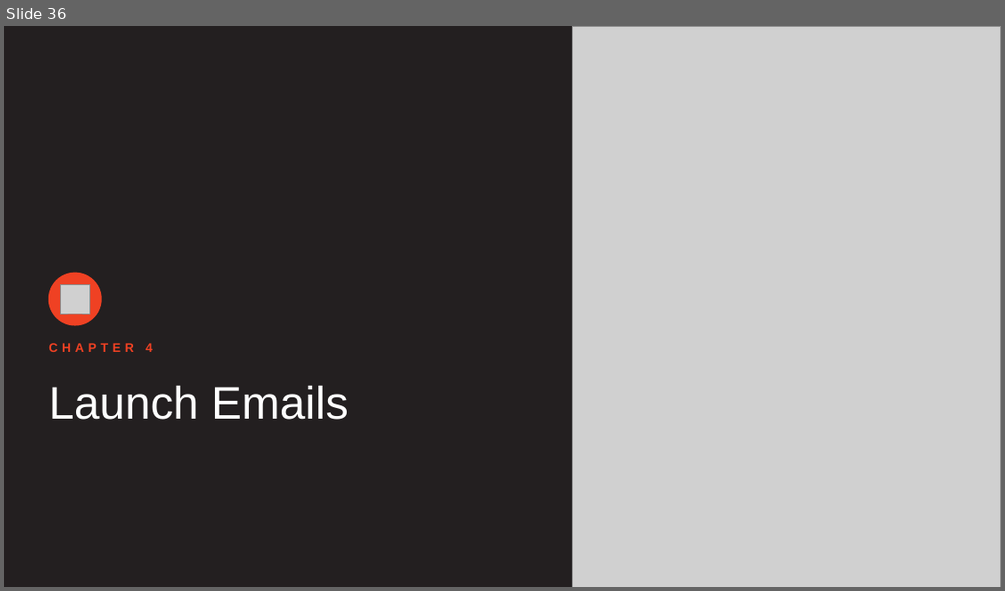
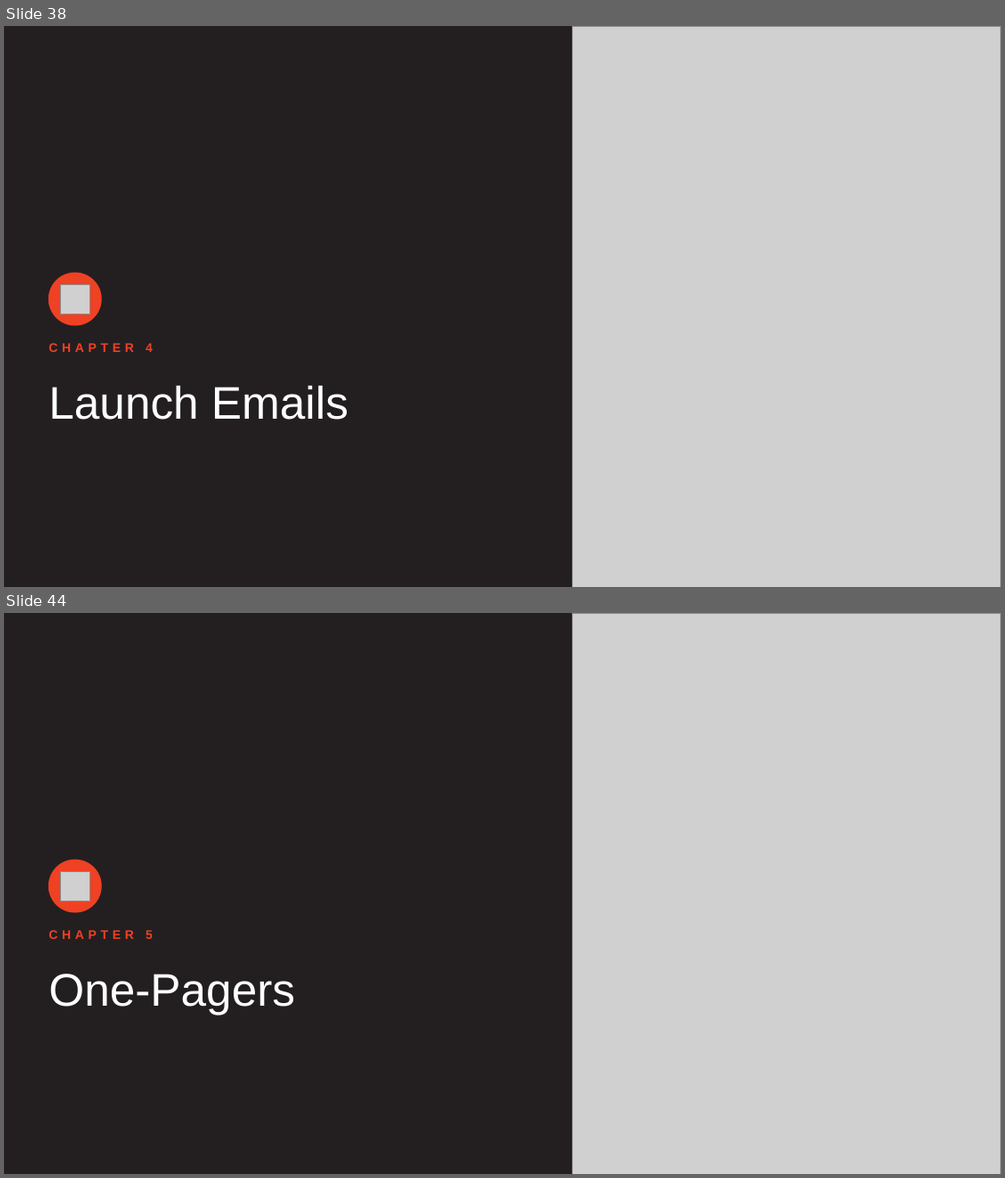
Before and after one commit to aayuvis/Bromic_Marketing, a slide deck: decks/Tungsten-Series-II-Launch-Playbook.pptx. Shown one above the other, each under a label of ours: slide 36 before the commit, slides 38 and 44 after it; the slides between them are not shown. The pictures are 1005x591 and 1005x1178 pixels, drawn with LibreOffice and Linux fonts; fonts in the diff are those of the drawing; grey boxes stand for pictures; background and template pictures are left out. Boxes give left, top, right and bottom in pixels: in the first picture for what was removed or moved away, otherwise in the second. Text is boxed around its words. In the diff, an @@ line names an element or a change of style, - is before the commit and + after.

```diff
--- a/decks/Tungsten-Series-II-Launch-Playbook.pptx
+++ b/decks/Tungsten-Series-II-Launch-Playbook.pptx
@@ slide 44 added at <box>4,613,1001,1174</box>, background #231F20 @@
@@ picture added at <box>573,613,1001,1174</box> @@
@@ ellipse added at <box>48,860,101,912</box>, fill #EF4123, outline #EF4123 1 pt @@
@@ picture added at <box>60,871,89,900</box> @@
@@ text added at <box>48,930,153,939</box>, 12 pt, text #EF4123, bold @@
+CHAPTER 5
@@ title added at <box>48,973,295,1014</box>, 44 pt, text #FFFFFF @@
+One-Pagers
@@ what was slide 36 is now slide 38 @@
```
Also in this commit, not shown: 36 slides changed, 10 other slides added, 1 slide removed, 18 other files.
